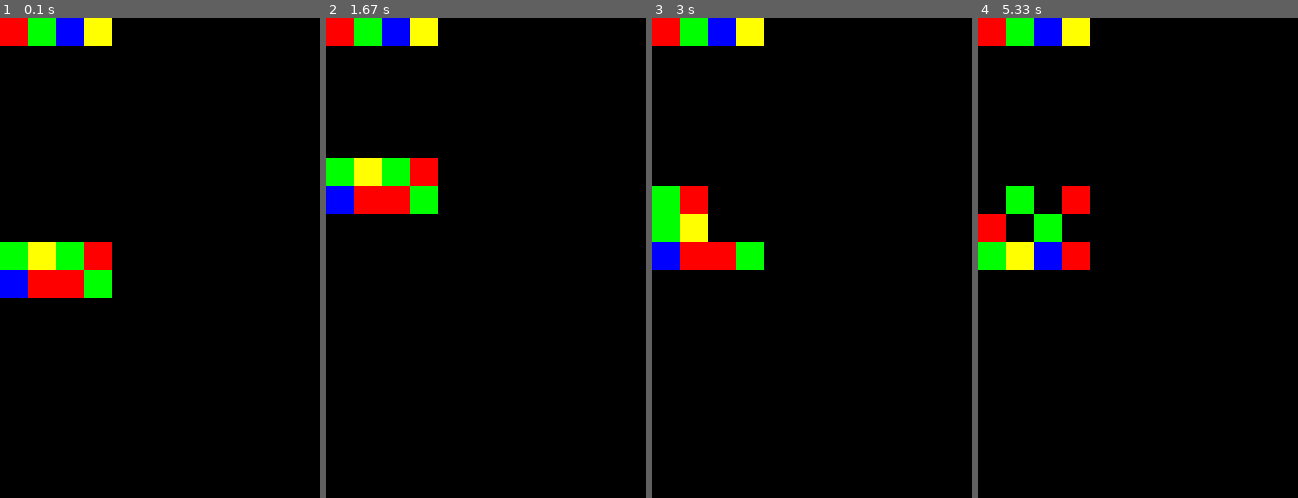
Above: before the commit, frames 1-4 (left to right).
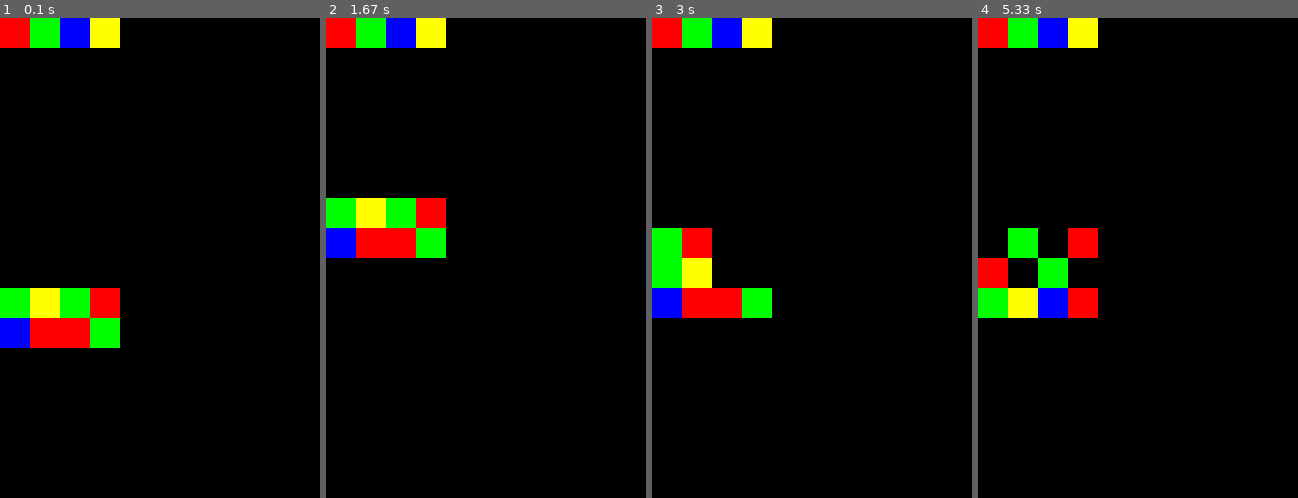
Above: after the commit, the same moments.

Repository: commadev/ConveyorGame
Game: pygame game, started from pygame/main.py
The game is run twice, just before and just after one commit, with the same random seed, the same clock (stepped at 60 frames per second) and the same inputs.
Inputs:
- Up to frame 1 (0.1 s): no input
- Up to frame 2 (1.67 s): hold Right 0.33-0.8 s; hold Up 0.83-1.3 s
- Up to frame 3 (3 s): hold Left 1.83-2.37 s; hold Down 2.4-2.7 s; hold Left from 2.73 s (still down)
- Up to frame 4 (5.33 s): release Left at 3.13 s; hold Up 3.17-3.53 s; hold Right 3.57-4.2 s; hold Down 4.23-4.6 s; hold Left 4.63-5.1 s; hold Right from 5.13 s (still down)

The runs differ from the first frame. In frame 1, 8.5% of the frame differs, in the area x 0-38%, y 0-69%; in frame 2, 8.1%; in frame 3, 7.1%; in frame 4, 8.0%.

Commit message:
modify boxsize

Diff:
--- a/pygame/model/variable.py
+++ b/pygame/model/variable.py
@@ -1,5 +1,6 @@
 map = [
     [1, 2, 3, 4],
+    [0, 0, 0, 0],
     [0, 0, 0, 0],
     [0, 0, 0, 0],
     [0, 0, 0, 0],
@@ -16,7 +17,7 @@
 
 SCREEN_WIDTH = 320
 SCREEN_HEIGHT = 480
-RECT_SIZE = 28
+RECT_SIZE = 30
 
 RED = (255, 0, 0)
 GREEN = (0, 255, 0)
